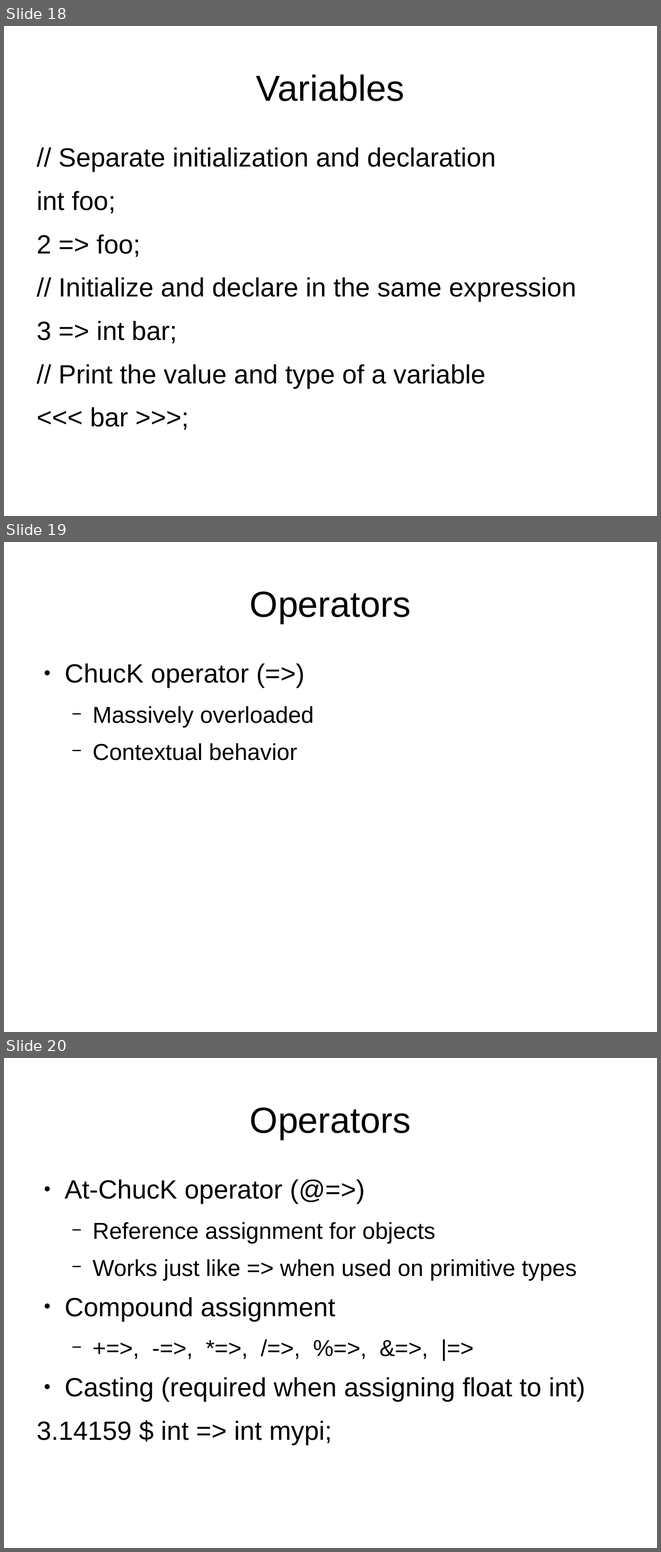
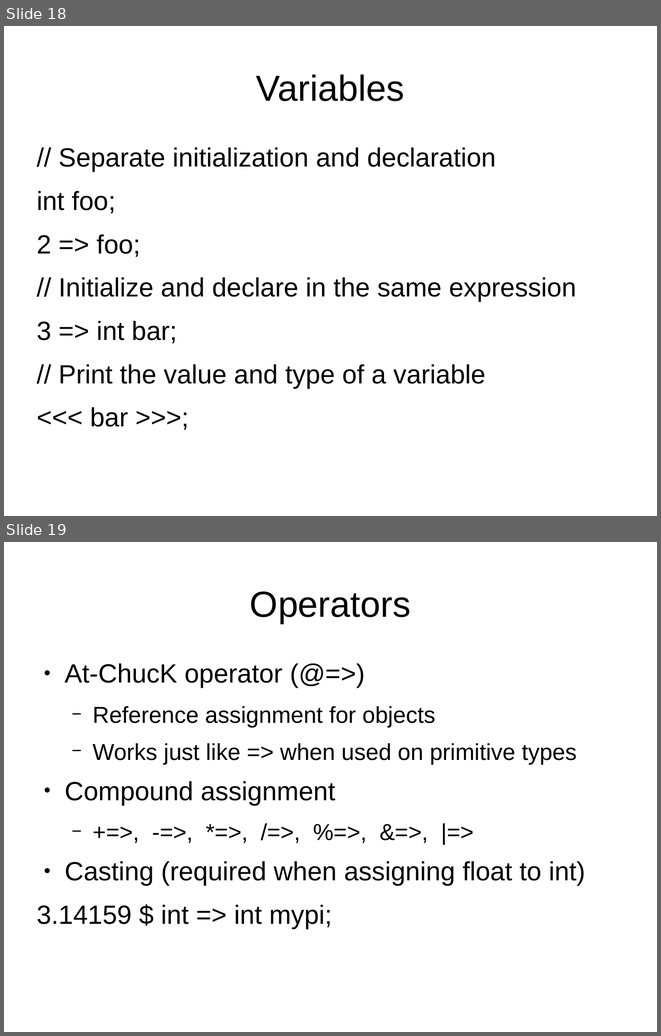
Before and after one commit to briansorahan/txlf-2013-chuck-talk, a slide deck: ChuckTalk.odp. Shown one above the other, each under a label of ours: slides 18, 19 and 20 before the commit, slides 18 and 19 after it. The pictures are 661x1552 and 661x1036 pixels, drawn with LibreOffice and Linux fonts; fonts in the diff are those of the drawing. Boxes give left, top, right and bottom in pixels: in the first picture for what was removed or moved away, otherwise in the second. Text is boxed around its words. In the diff, an @@ line names an element or a change of style, - is before the commit and + after.

```diff
--- a/ChuckTalk.odp
+++ b/ChuckTalk.odp
@@ slide 19 removed at bbox=[4, 542, 657, 1032], background #FFFFFF @@
@@ title removed at bbox=[250, 591, 411, 623] @@
-Operators
@@ text removed at bbox=[64, 663, 314, 760] @@
-● ChucK operator (=>)
-  − Massively overloaded
-  − Contextual behavior
@@ what was slide 20 is now slide 19 @@
```
Also in this commit, not shown: 5 slides changed, 2 other slides removed, 3 other files.
